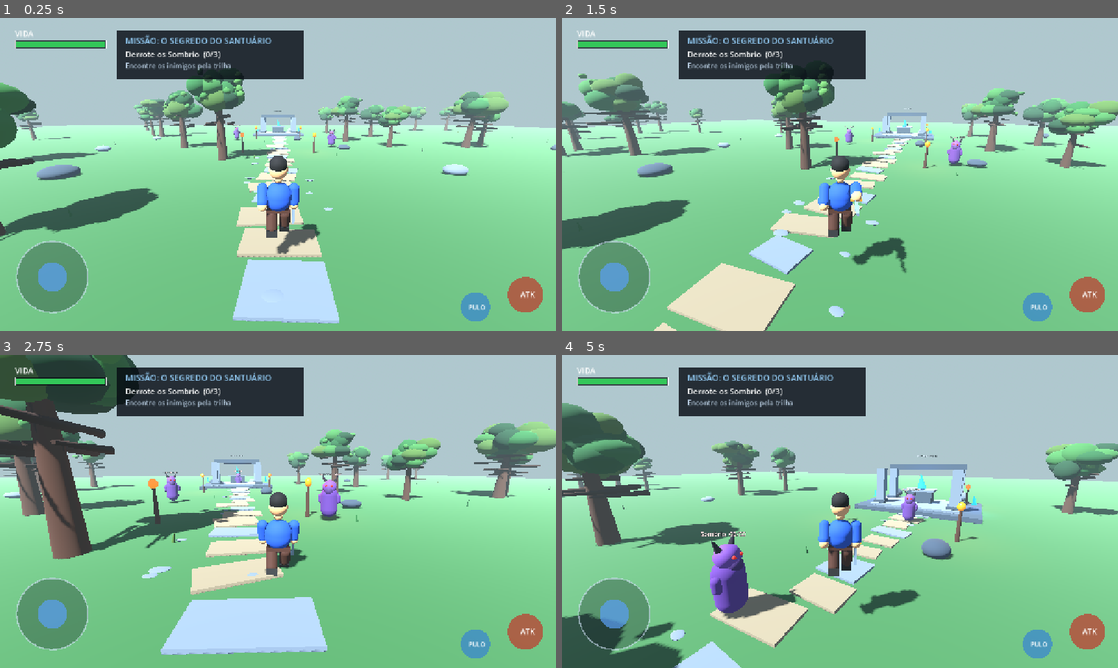
Above: before the commit, frames 1-4 (two rows, left to right).
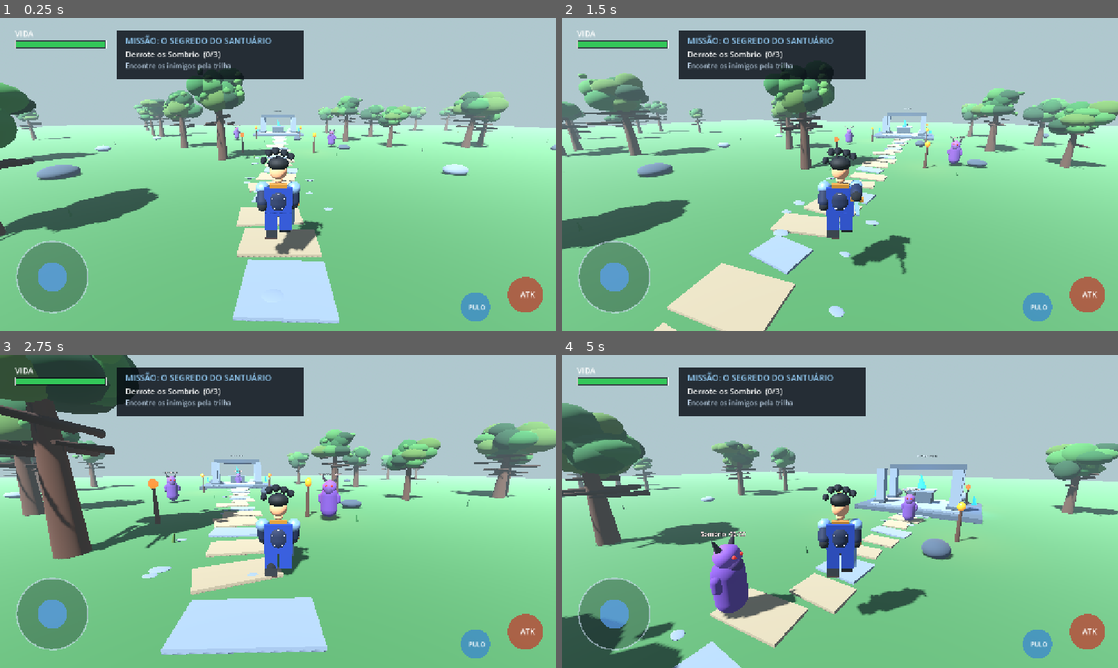
Above: after the commit, the same moments.

Repository: YohBoostel07/Aetheria-Android
Game: Godot game, scene res://scenes/world.tscn
The game is run twice, just before and just after one commit, with the same random seed, the same clock (stepped at 60 frames per second) and the same inputs.
Inputs (mouse positions are in pixels of both pictures, inside the frame that each line leads up to):
- Up to frame 1 (0.25 s): no input
- Up to frame 2 (1.5 s): tap Enter at 0.5 s; move the mouse to (867, 174) at 0.52 s; hold W (move_forward) from 0.53 s (still down); tap J (attack) at 0.6, 1.35 s; click (867, 174) at 0.67 s; tap Space (jump) at 0.77 s; move the mouse to (812, 174) at 1.27 s
- Up to frame 3 (2.75 s): keep holding W (move_forward); tap Space (jump) at 1.52 s; move the mouse to (289, 505) at 2.02 s; tap J (attack) at 2.1 s
- Up to frame 4 (5 s): keep holding W (move_forward); move the mouse to (834, 517) at 2.77 s; tap J (attack) at 2.85, 3.6, 4.35 s; click (834, 517) at 2.92 s; tap Space (jump) at 3.02, 3.77, 4.52 s; move the mouse to (878, 514) at 3.52 s; move the mouse to (795, 508) at 4.27 s

The runs differ from the first frame. In frame 1, 1.4% of the frame differs, in the area x 46-59%, y 41-76%; in frame 2, 1.4%; in frame 3, 1.3%; in frame 4, 1.5%, in the area x 46-66%, y 41-84%.

Commit message:
Improve Aetheria protagonist to approved blue-caped anime RPG design

Diff:
--- a/scripts/player_character.gd
+++ b/scripts/player_character.gd
@@ -7,11 +7,15 @@
 var attack_time := 0.0
 var walk_phase := 0.0
 var tunic_material: StandardMaterial3D
+var dark_cloth: StandardMaterial3D
+var cape_material: StandardMaterial3D
 var leather_material: StandardMaterial3D
 var skin_material: StandardMaterial3D
-var dark_material: StandardMaterial3D
+var hair_material: StandardMaterial3D
+var blue_eye_material: StandardMaterial3D
 var metal_material: StandardMaterial3D
 var gold_material: StandardMaterial3D
+var emblem_material: StandardMaterial3D
 
 func _ready() -> void:
     _create_materials()
@@ -39,12 +43,18 @@
     attack_time = 0.32
 
 func _create_materials() -> void:
-    tunic_material = _material(Color(0.12, 0.28, 0.58))
-    leather_material = _material(Color(0.25, 0.13, 0.075))
-    skin_material = _material(Color(0.82, 0.58, 0.39))
-    dark_material = _material(Color(0.075, 0.055, 0.045))
-    metal_material = _material(Color(0.72, 0.79, 0.86), 0.28, 0.72)
-    gold_material = _material(Color(0.88, 0.61, 0.19), 0.32, 0.45)
+    tunic_material = _material(Color(0.035, 0.085, 0.19), 0.78)
+    dark_cloth = _material(Color(0.018, 0.027, 0.055), 0.9)
+    cape_material = _material(Color(0.035, 0.16, 0.42), 0.78)
+    leather_material = _material(Color(0.16, 0.075, 0.038), 0.92)
+    skin_material = _material(Color(0.78, 0.52, 0.36), 0.88)
+    hair_material = _material(Color(0.012, 0.016, 0.028), 0.72)
+    blue_eye_material = _material(Color(0.08, 0.55, 1.0), 0.28)
+    blue_eye_material.emission_enabled = true
+    blue_eye_material.emission = Color(0.015, 0.12, 0.45)
+    metal_material = _material(Color(0.67, 0.78, 0.91), 0.25, 0.78)
+    gold_material = _material(Color(0.72, 0.48, 0.15), 0.3, 0.55)
+    emblem_material = _material(Color(0.92, 0.96, 1.0), 0.35, 0.18)
 
 func _material(color: Color, roughness_value: float = 0.82, metallic_value: float = 0.0) -> StandardMaterial3D:
     var material := StandardMaterial3D.new()
@@ -54,30 +64,71 @@
     return material
 
 func _build_character() -> void:
-    _capsule_part("Tunic", Vector3(0, 0.08, 0), 0.34, 0.76, tunic_material)
-    _capsule_part("Neck", Vector3(0, 0.55, 0), 0.12, 0.22, skin_material)
-    _sphere_part("Head", Vector3(0, 0.78, 0), 0.235, skin_material)
-    _sphere_part("Hair", Vector3(0, 0.91, 0.035), 0.225, dark_material)
-    _box_part("Hair fringe", Vector3(0, 0.82, -0.17), Vector3(0.34, 0.11, 0.13), dark_material)
-    _sphere_part("Eye L", Vector3(-0.078, 0.79, -0.205), 0.025, dark_material, Vector3.ONE * 0.75)
-    _sphere_part("Eye R", Vector3(0.078, 0.79, -0.205), 0.025, dark_material, Vector3.ONE * 0.75)
-    _box_part("Belt", Vector3(0, -0.25, -0.005), Vector3(0.58, 0.10, 0.39), leather_material)
-    _box_part("Buckle", Vector3(0, -0.25, -0.21), Vector3(0.12, 0.12, 0.035), gold_material)
+    # Tailored dark-blue tunic with layered chest and waist details.
+    _capsule_part("Tunic", Vector3(0, 0.06, 0), 0.34, 0.78, tunic_material)
+    _box_part("Chest panel", Vector3(0, 0.12, -0.285), Vector3(0.39, 0.43, 0.045), dark_cloth)
+    _box_part("Center blue trim", Vector3(0, 0.12, -0.313), Vector3(0.045, 0.42, 0.018), cape_material)
+    _capsule_part("Neck", Vector3(0, 0.53, 0), 0.12, 0.22, skin_material)
+    _sphere_part("Face", Vector3(0, 0.79, -0.005), 0.235, skin_material, Vector3(0.94, 1.08, 0.9))
+    _sphere_part("Hair cap", Vector3(0, 0.94, 0.025), 0.235, hair_material, Vector3(1.08, 0.72, 1.0))
+    _box_part("Front fringe", Vector3(0, 0.84, -0.185), Vector3(0.35, 0.12, 0.11), hair_material)
+    # Distinct swept spikes create the established black spiky hairstyle.
+    _hair_spike(Vector3(-0.15, 0.99, -0.015), Vector3(-0.16, 0.34, -0.05), 0.105)
+    _hair_spike(Vector3(-0.04, 1.02, 0.015), Vector3(-0.04, 0.39, 0.02), 0.11)
+    _hair_spike(Vector3(0.08, 1.0, 0.015), Vector3(0.12, 0.34, 0.035), 0.105)
+    _hair_spike(Vector3(0.18, 0.96, 0.035), Vector3(0.25, 0.27, 0.09), 0.10)
+    _hair_spike(Vector3(-0.21, 0.92, 0.07), Vector3(-0.29, 0.18, 0.16), 0.09)
+    _sphere_part("Left eye", Vector3(-0.078, 0.79, -0.211), 0.033, blue_eye_material, Vector3(0.85, 0.72, 0.55))
+    _sphere_part("Right eye", Vector3(0.078, 0.79, -0.211), 0.033, blue_eye_material, Vector3(0.85, 0.72, 0.55))
+    _box_part("Belt", Vector3(0, -0.27, -0.005), Vector3(0.61, 0.12, 0.41), leather_material)
+    _box_part("Buckle", Vector3(0, -0.27, -0.22), Vector3(0.13, 0.13, 0.035), gold_material)
+    _box_part("Waist sash", Vector3(0, -0.36, -0.02), Vector3(0.55, 0.09, 0.4), dark_cloth)
+
+    # Cape sits behind the body, with split tails and the white back insignia.
+    _box_part("Cape shoulder clasp", Vector3(0, 0.42, 0.19), Vector3(0.42, 0.12, 0.12), gold_material)
+    _box_part("Cape upper", Vector3(0, 0.04, 0.245), Vector3(0.67, 0.72, 0.075), cape_material)
+    _box_part("Cape left tail", Vector3(-0.17, -0.48, 0.25), Vector3(0.31, 0.48, 0.075), cape_material)
+    _box_part("Cape right tail", Vector3(0.17, -0.48, 0.25), Vector3(0.31, 0.48, 0.075), cape_material)
+    _box_part("Cape white sigil vertical", Vector3(0, 0.08, 0.292), Vector3(0.075, 0.39, 0.025), emblem_material)
+    _box_part("Cape white sigil cross", Vector3(0, 0.12, 0.294), Vector3(0.29, 0.075, 0.025), emblem_material)
+    _box_part("Cape white sigil lower", Vector3(0, -0.10, 0.294), Vector3(0.22, 0.065, 0.025), emblem_material)
 
     left_leg = _pivot("LeftLeg", Vector3(-0.17, -0.34, 0))
-    _capsule_child(left_leg, "Leg", 0.145, 0.62, leather_material, Vector3(0, -0.25, 0))
-    _box_child(left_leg, "Boot", Vector3(0, -0.55, -0.055), Vector3(0.27, 0.17, 0.39), dark_material)
+    _capsule_child(left_leg, "Dark trousers", 0.145, 0.62, dark_cloth, Vector3(0, -0.25, 0))
+    _box_child(left_leg, "Leather shin guard", Vector3(0, -0.34, -0.125), Vector3(0.22, 0.28, 0.08), leather_material)
+    _box_child(left_leg, "Boot", Vector3(0, -0.55, -0.055), Vector3(0.29, 0.19, 0.42), dark_cloth)
+    _box_child(left_leg, "Boot sole", Vector3(0, -0.64, -0.07), Vector3(0.30, 0.055, 0.43), leather_material)
     right_leg = _pivot("RightLeg", Vector3(0.17, -0.34, 0))
-    _capsule_child(right_leg, "Leg", 0.145, 0.62, leather_material, Vector3(0, -0.25, 0))
-    _box_child(right_leg, "Boot", Vector3(0, -0.55, -0.055), Vector3(0.27, 0.17, 0.39), dark_material)
+    _capsule_child(right_leg, "Dark trousers", 0.145, 0.62, dark_cloth, Vector3(0, -0.25, 0))
+    _box_child(right_leg, "Leather shin guard", Vector3(0, -0.34, -0.125), Vector3(0.22, 0.28, 0.08), leather_material)
+    _box_child(right_leg, "Boot", Vector3(0, -0.55, -0.055), Vector3(0.29, 0.19, 0.42), dark_cloth)
+    _box_child(right_leg, "Boot sole", Vector3(0, -0.64, -0.07), Vector3(0.30, 0.055, 0.43), leather_material)
 
     left_arm = _pivot("LeftArm", Vector3(-0.39, 0.37, 0))
-    _capsule_child(left_arm, "Sleeve", 0.135, 0.62, tunic_material, Vector3(0, -0.24, 0))
-    _sphere_child(left_arm, "Hand", Vector3(0, -0.51, 0), 0.12, skin_material)
+    _capsule_child(left_arm, "Blue sleeve", 0.14, 0.60, tunic_material, Vector3(0, -0.24, 0))
+    _sphere_child(left_arm, "Shoulder armor", Vector3(0, -0.06, 0), 0.17, metal_material)
+    _capsule_child(left_arm, "Leather forearm guard", 0.105, 0.30, leather_material, Vector3(0, -0.36, -0.015))
+    _sphere_child(left_arm, "Glove", Vector3(0, -0.51, -0.015), 0.12, dark_cloth)
     right_arm = _pivot("RightArm", Vector3(0.39, 0.37, 0))
-    _capsule_child(right_arm, "Sleeve", 0.135, 0.62, tunic_material, Vector3(0, -0.24, 0))
-    _sphere_child(right_arm, "Hand", Vector3(0, -0.51, 0), 0.12, skin_material)
+    _capsule_child(right_arm, "Blue sleeve", 0.14, 0.60, tunic_material, Vector3(0, -0.24, 0))
+    _sphere_child(right_arm, "Shoulder armor", Vector3(0, -0.06, 0), 0.17, metal_material)
+    _capsule_child(right_arm, "Leather forearm guard", 0.105, 0.30, leather_material, Vector3(0, -0.36, -0.015))
+    _sphere_child(right_arm, "Glove", Vector3(0, -0.51, -0.015), 0.12, dark_cloth)
     _create_sword(right_arm)
+
+func _hair_spike(base: Vector3, tip_offset: Vector3, radius_value: float) -> void:
+    var spike := MeshInstance3D.new()
+    var mesh := CylinderMesh.new()
+    mesh.top_radius = 0.008
+    mesh.bottom_radius = radius_value
+    mesh.height = tip_offset.length()
+    mesh.radial_segments = 7
+    spike.mesh = mesh
+    spike.position = base + tip_offset * 0.5
+    spike.look_at(spike.position + tip_offset.normalized(), Vector3.UP)
+    spike.rotate_object_local(Vector3.RIGHT, PI * 0.5)
+    spike.material_override = hair_material
+    add_child(spike)
 
 func _pivot(part_name: String, part_position: Vector3) -> Node3D:
     var pivot := Node3D.new()
@@ -152,8 +203,9 @@
     parent.add_child(part)
 
 func _create_sword(hand: Node3D) -> void:
-    _box_child(hand, "Sword blade", Vector3(0, -0.83, -0.08), Vector3(0.075, 0.55, 0.035), metal_material)
-    _box_child(hand, "Sword guard", Vector3(0, -0.53, -0.08), Vector3(0.28, 0.055, 0.07), gold_material)
+    _box_child(hand, "Sword blade", Vector3(0, -0.83, -0.08), Vector3(0.075, 0.62, 0.035), metal_material)
+    _box_child(hand, "Sword fuller", Vector3(0, -0.82, -0.101), Vector3(0.018, 0.48, 0.008), gold_material)
+    _box_child(hand, "Sword guard", Vector3(0, -0.53, -0.08), Vector3(0.30, 0.065, 0.08), gold_material)
     var grip := MeshInstance3D.new()
     grip.name = "Sword grip"
     var grip_mesh := CylinderMesh.new()
